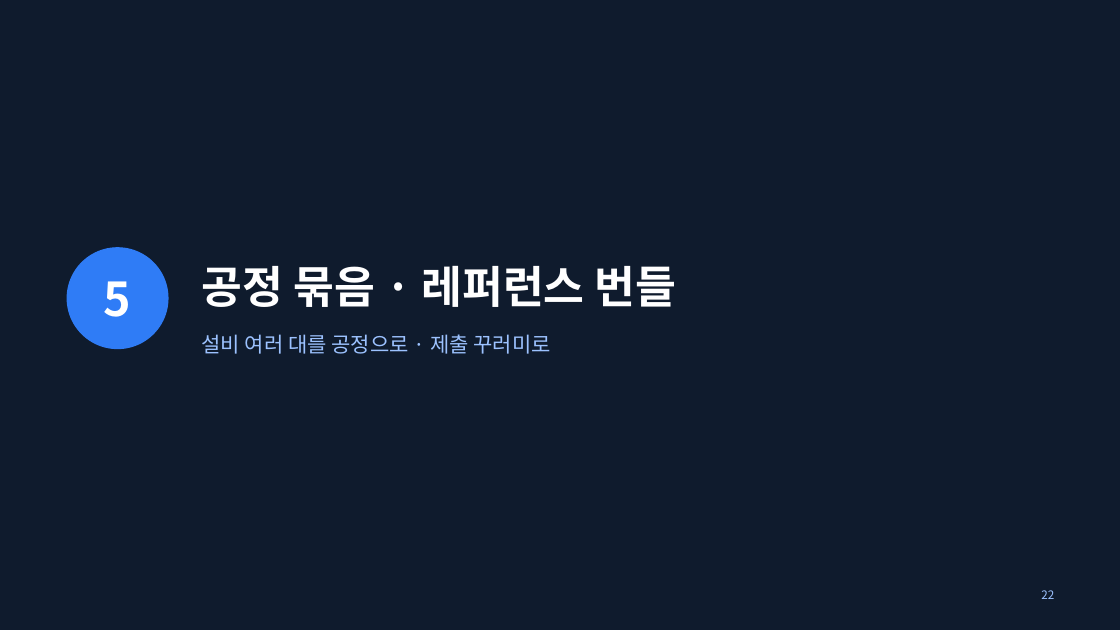
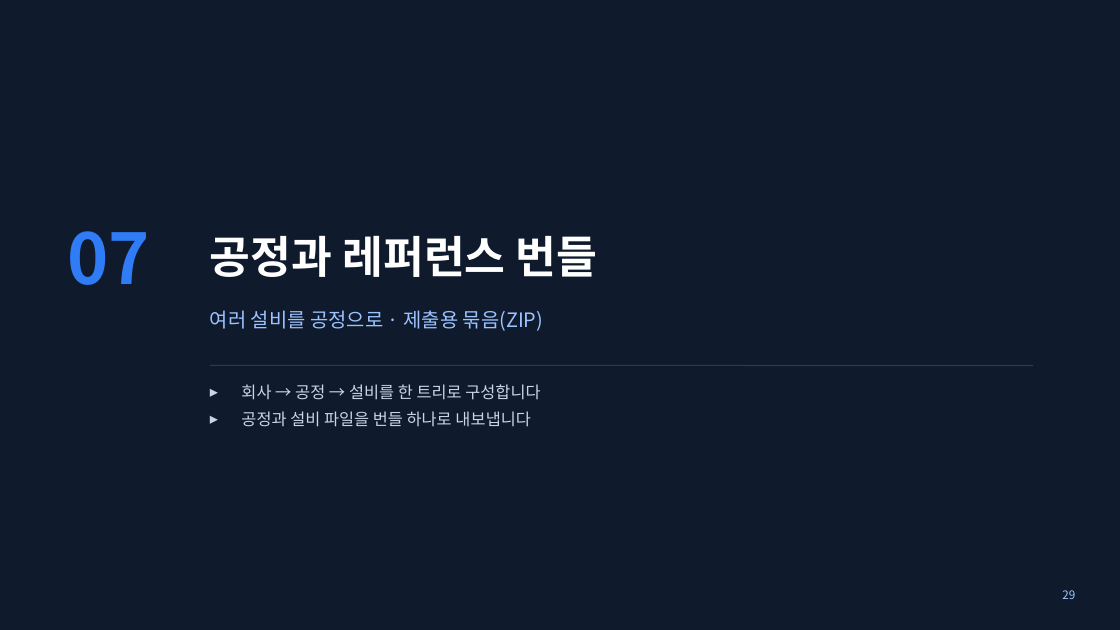
Before and after one commit to waceinc/vexplor-aas, a slide deck: slide 29 of VEXPLOR_AAS_Studio_user_manual.pptx (slide 22 before the commit). Drawn at 1120x630 pixels with LibreOffice and Linux fonts; fonts in the diff are those of the drawing. Boxes give left, top, right and bottom in pixels: in the first picture for what was removed or moved away, otherwise in the second. Text is boxed around its words. In the diff, an @@ line names an element or a change of style, - is before the commit and + after.

```diff
--- a/VEXPLOR_AAS_Studio_user_manual.pptx
+++ b/VEXPLOR_AAS_Studio_user_manual.pptx
@@ text added at [67, 231, 150, 285], 60 pt, text #2F7CF6, bold @@
+07
@@ title at [210, 236, 598, 277]: text changed @@
-공정 묶음 · 레퍼런스 번들
+공정과 레퍼런스 번들
@@ ellipse removed at [67, 248, 168, 349] @@
@@ text removed at [104, 281, 132, 317] @@
-5
@@ text "여러 설비를 공정으로 · 제출용 ..." at [210, 310, 543, 331]: vertical alignment top to middle @@
@@ text at [210, 310, 543, 331]: text changed; size 18 to 17 pt @@
-설비 여러 대를 공정으로 · 제출 꾸러미로
+여러 설비를 공정으로 · 제출용 묶음(ZIP)
@@ line added from (210, 365) to (1033, 365), #2B3A52 1 pt @@
@@ text added at [241, 384, 540, 427], 14 pt, text #C9D4E5 @@
+▸ 회사 → 공정 → 설비를 한 트리로 구성합니다
+▸ 공정과 설비 파일을 번들 하나로 내보냅니다
@@ page number at [1062, 590, 1075, 599]: text changed @@
-22
+29
```
Also in this commit, not shown: 20 other slides changed, 18 slides added, 12 slides removed.
